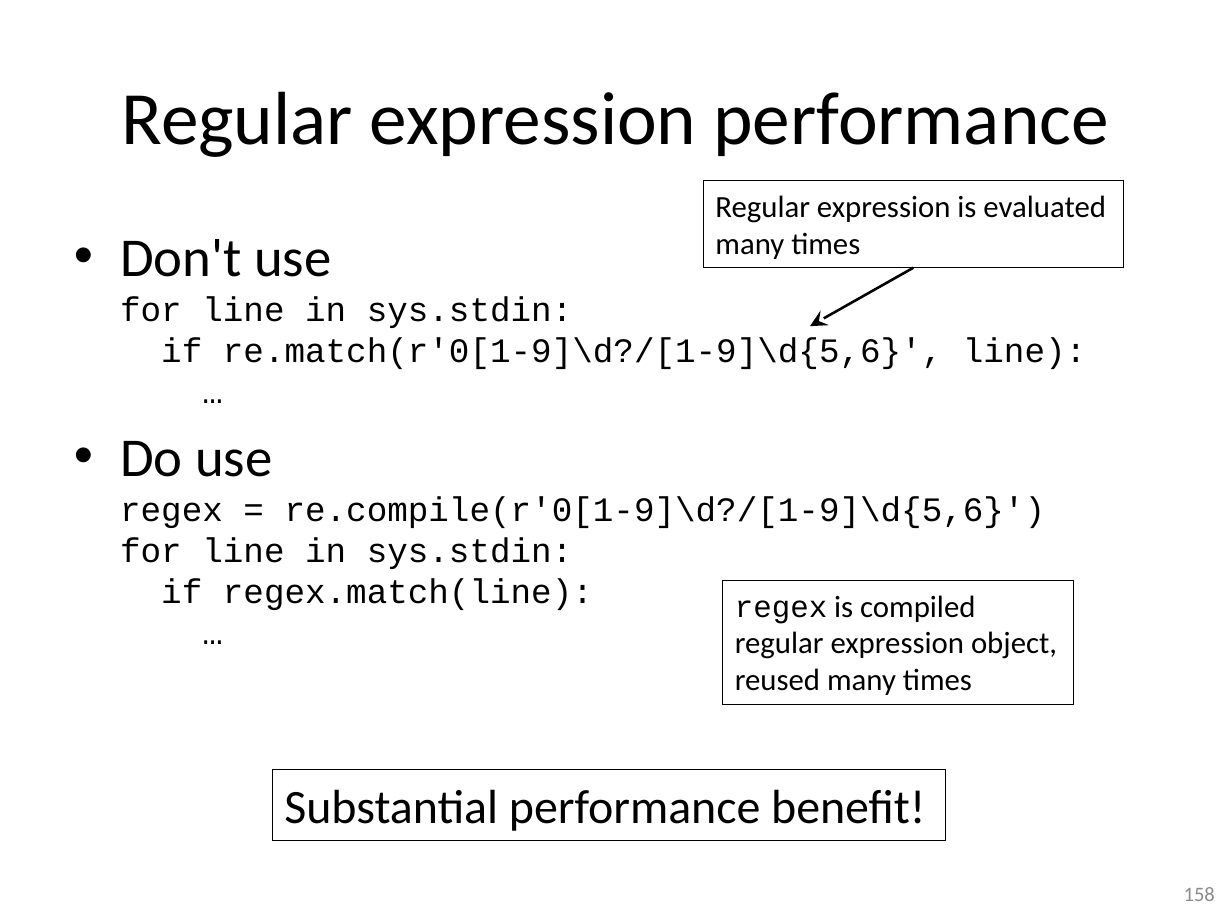
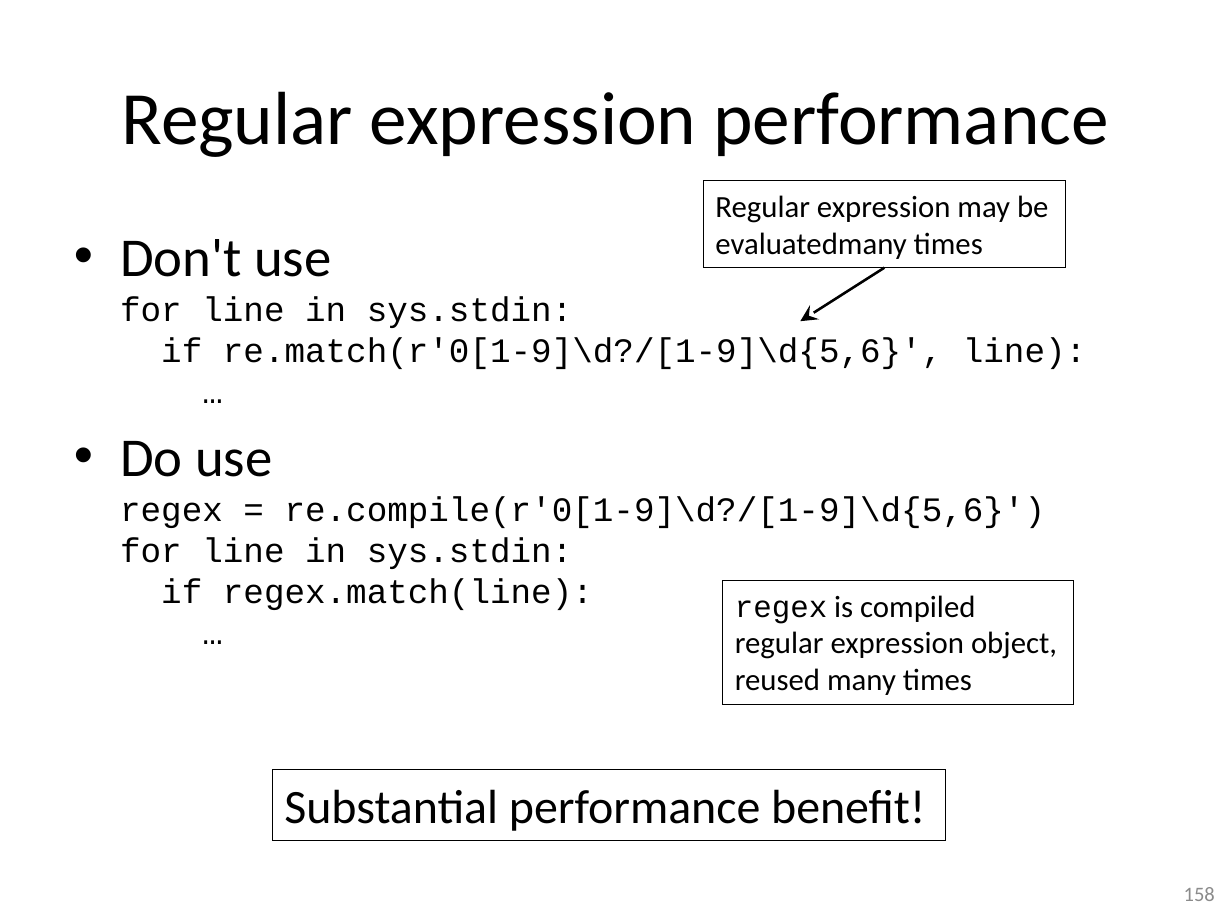
Before and after one commit to gjbex/training-material, a slide deck: slide 158 of Python/python-intro.pptx. Drawn at 1232x924 pixels with LibreOffice and Linux fonts; fonts in the diff are those of the drawing. Boxes give left, top, right and bottom in pixels: in the first picture for what was removed or moved away, otherwise in the second. Text is boxed around its words. In the diff, an @@ line names an element or a change of style, - is before the commit and + after.

```diff
--- a/Python/python-intro.pptx
+++ b/Python/python-intro.pptx
@@ rectangle "Regular expression may be evaluatedmany ..." resized from (x1=703, y1=181, x2=1124, y2=269) to (x1=703, y1=181, x2=1066, y2=269) @@
@@ text in rectangle at (x1=715, y1=195, x2=1048, y2=259): text changed @@
-Regular expression is evaluated
-many times
+Regular expression may be
+evaluatedmany times
@@ arrow moved from (913, 267) - (809, 326) to (885, 267) - (801, 322) @@
```
Also in this commit, not shown: 31 other slides changed, 3 slides added, 1 slide removed.
